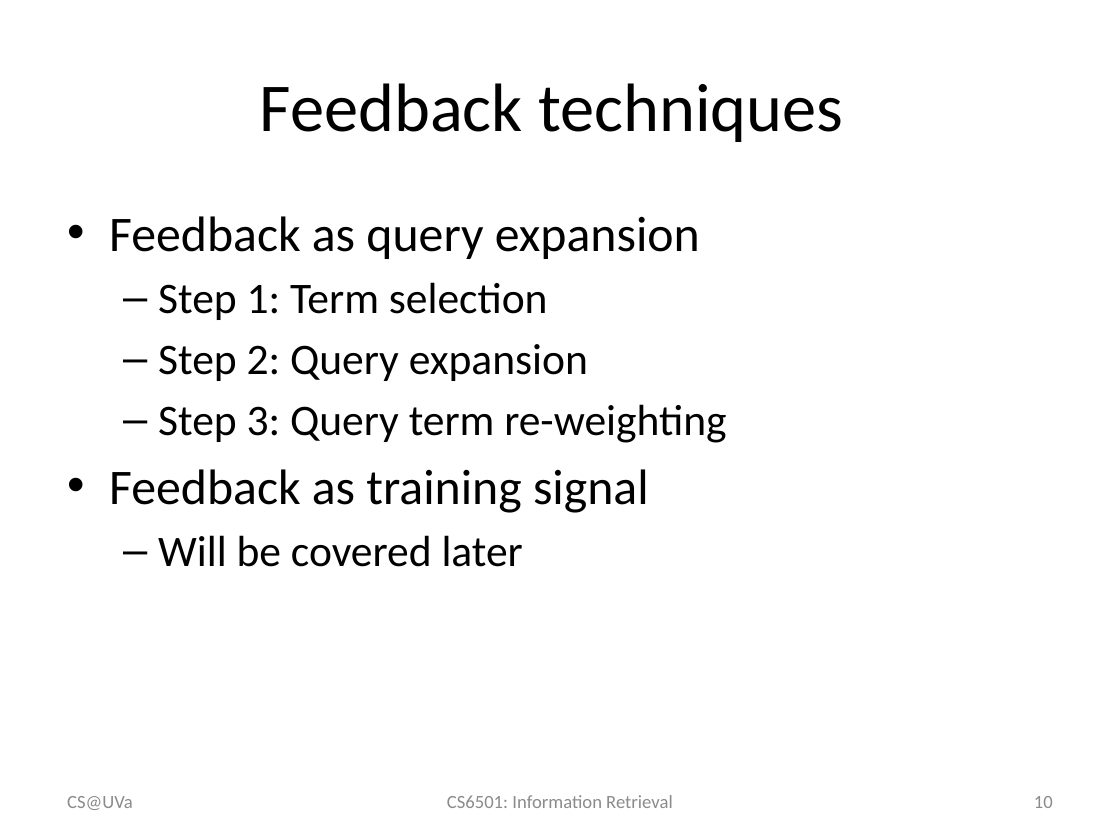
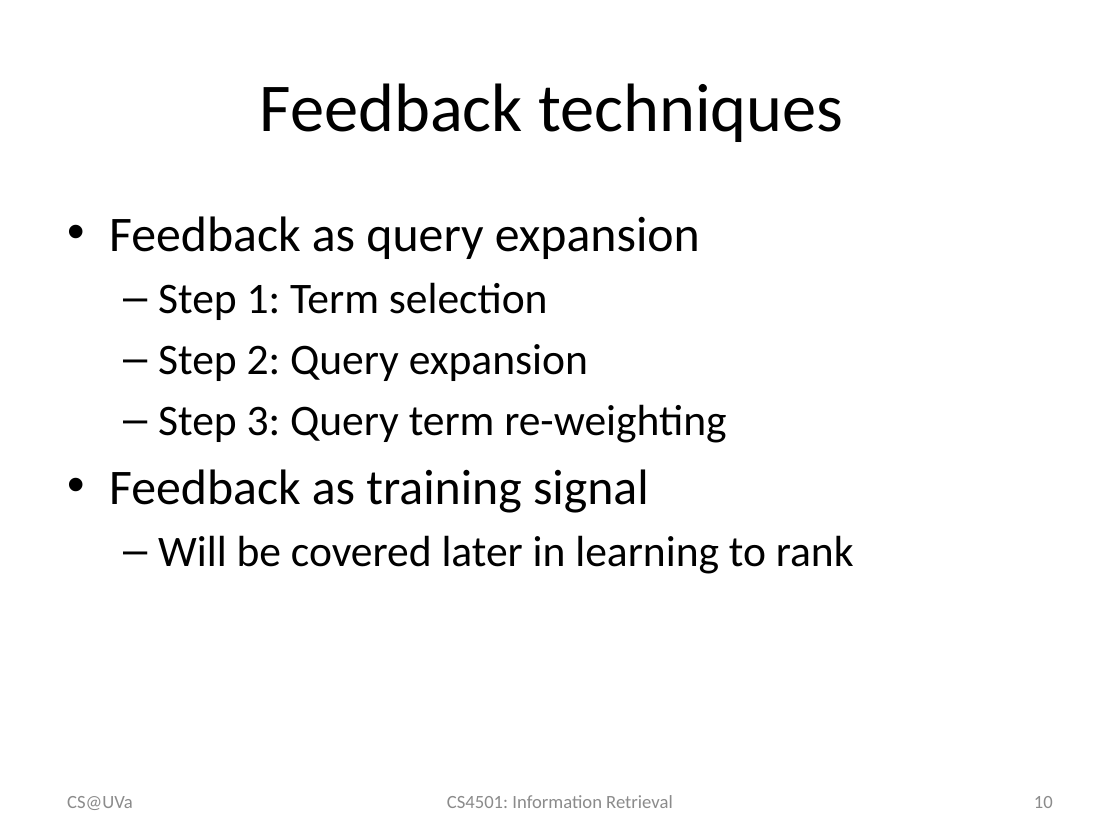
Before and after one commit to wang296/IR2015, a slide deck: slide 10 of docs/Relevance Feedback.pptx. Drawn at 1120x840 pixels with LibreOffice and Linux fonts; fonts in the diff are those of the drawing. Boxes give left, top, right and bottom in pixels: in the first picture for what was removed or moved away, otherwise in the second. Text is boxed around its words. In the diff, an @@ line names an element or a change of style, - is before the commit and + after.

Commit message:
relevance feedback

```diff
--- a/docs/Relevance Feedback.pptx
+++ b/docs/Relevance Feedback.pptx
@@ text at bbox=[158, 535, 854, 574]: text changed @@
-  – Will be covered later
+  – Will be covered later in learning to rank
@@ text at bbox=[447, 795, 673, 808]: text changed @@
-CS6501: Information Retrieval
+CS4501: Information Retrieval
```
Also in this commit, not shown: 29 other slides changed, 7 other files.
